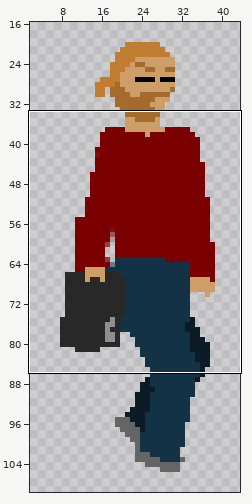
Two states of a sprite sheet, CatGame/Scenes/Assets/Human/HumanWalking3.png. The first picture is a wide view before the edit; the outline marks the close-up.
Close-up. The starting point:
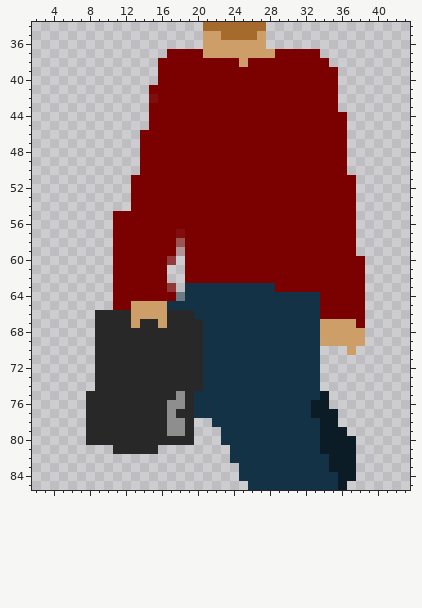
The file is 50x120 pixels. Pixels under 10% opacity are left out. Colours within 5 levels of each other are drawn and written as one. Shown: x 2..43, y 34..85. The wide view leaves out empty margins.
New version:
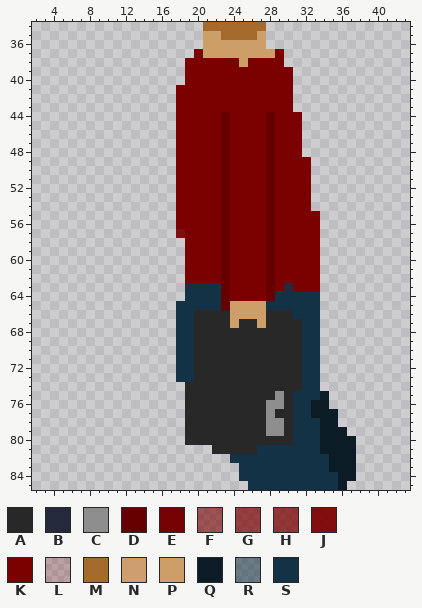
Palette (. is transparent): A #292828  B #242a3b  C #8e8e8e  D #660000  E #750304  F #7b000097  G #7b0000ae  H #7b0000ba  J #7b0000ec  K #7b0000  L #7d000037  M #a46b2c  N #cd9e69f7  P #ce9e69  Q #0b1c27  R #15334588  S #143246
Edits made:
y 37: x 17..19 KKK -> ...; x 30..33 KKKK -> ....
y 38: x 16..18 KKK -> ...; x 30..34 KKKKK -> .....
y 39..40: x 16..18 KKK -> ...; x 31..35 KKKKK -> .....
y 41: x 15..17 KKK -> ...; x 31..35 KKKKK -> .....
y 42: x 15..17 JKK -> ...; x 31..35 KKKKK -> .....
y 43: x 15..17 KKK -> ...; x 31..35 KKKKK -> .....
y 44..45: x 15..17 KKK -> ...; x 23 K -> D; x 28 K -> D; x 32..36 KKKKK -> .....
y 46..48: x 14..17 KKKK -> ....; x 23 K -> D; x 28 K -> D; x 32..36 KKKKK -> .....
y 49..50: x 14..17 KKKK -> ....; x 23 K -> D; x 28 K -> D; x 33..36 KKKK -> ....
y 51..54: x 13..17 KKKKK -> .....; x 23 K -> D; x 28 K -> D; x 33..37 KKKKK -> .....
y 55..57: x 11..17 KKKKKKK -> .......; x 23 K -> D; x 28 K -> D; x 34..37 KKKK -> ....
y 58: x 11..18 KKKKKKKF -> ........; x 23 K -> D; x 28 K -> D; x 34..37 KKKK -> ....
y 59: x 11..18 KKKKKKKL -> ........; x 23 K -> D; x 28 K -> D; x 34..37 KKKK -> ....
y 60: x 11..17 KKKKKKG -> .......; x 23 K -> D; x 28 K -> D; x 34..38 KKKKK -> .....
y 61..62: x 11..16 KKKKKK -> ......; x 23 K -> D; x 28 K -> D; x 34..38 KKKKK -> .....
y 63: x 11..17 KKKKKKH -> .......; x 23..28 SSSSSS -> DKKKKD; x 30..31 KK -> BE; x 34..38 KKKKK -> .....
y 64: x 11..18 KKKKKKKR -> ........; x 23..28 SSSSSS -> DKKKKD; x 34..38 KKKKK -> .....
y 65: x 11..17 KKPPPPS -> .......; x 23..27 SSSSS -> DPPPP; x 34..38 KKKKK -> .....
y 66: x 9..30 AAAAPPPPAAASSSSSSSSSSS -> .........SSAAAAPPPPAAA; x 34..38 KKKKK -> .....
y 67: x 9..19 AAAAPAAPAAA -> .........SS; x 21..31 SSSSSSSSSSS -> AAAPAAPAAAA; x 34..38 PPPPK -> .....
y 68: x 9..19 AAAAAAAAAAA -> .........SS; x 21..31 SSSSSSSSSSS -> AAAAAAAAAAA; x 34..38 PPPPP -> .....
y 69: x 9..19 AAAAAAAAAAA -> .........SS; x 21..31 SSSSSSSSSSS -> AAAAAAAAAAA; x 34..38 NPPPP -> .....
y 70: x 9..19 AAAAAAAAAAA -> .........SS; x 21..31 SSSSSSSSSSS -> AAAAAAAAAAA; x 37 P -> .
y 71..73: x 9..19 AAAAAAAAAAA -> .........SS; x 21..31 SSSSSSSSSSS -> AAAAAAAAAAA
y 74: x 9..18 AAAAAAAAAA -> ..........; x 21..31 SSSSSSSSSSS -> AAAAAAAAAAA
y 75: x 8..18 AAAAAAAAAAC -> ...........; x 20..30 SSSSSSSSSSS -> AAAAAAAAACA
y 76: x 8..18 AAAAAAAAACC -> ...........; x 20..30 SSSSSSSSSSS -> AAAAAAAACCA
y 77: x 8..18 AAAAAAAAACA -> ...........; x 20..30 SSSSSSSSSSS -> AAAAAAAACAA
y 78: x 8..18 AAAAAAAAACC -> ...........; x 20..30 ..SSSSSSSSS -> AAAAAAAACCA
y 79: x 8..18 AAAAAAAAACC -> ...........; x 20..30 ...SSSSSSSS -> AAAAAAAACCA
y 80: x 8..18 AAAAAAAAAAA -> ...........; x 20..30 ...SSSSSSSS -> AAAAAAAAAAA
y 81: x 11..15 AAAAA -> .....; x 22..26 ..SSS -> AAAAA
Where, in picture pixels (left, top, right, bottom), the same in both close-ups:
changed: (86, 49, 365, 454)
